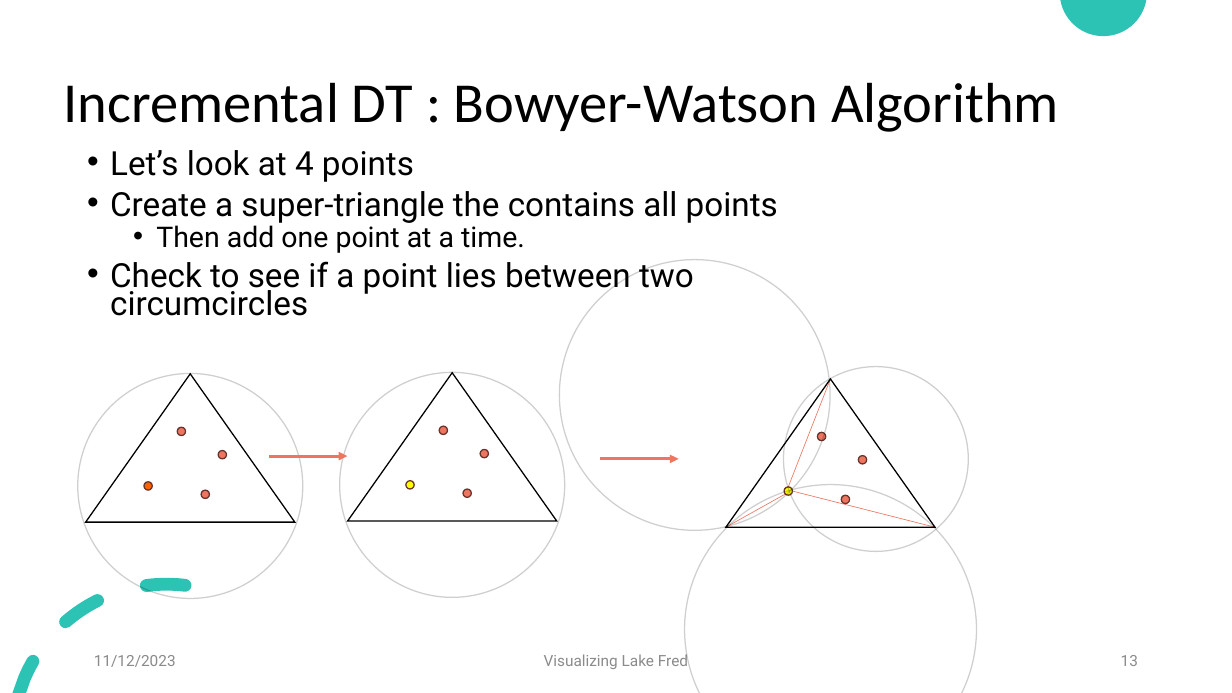
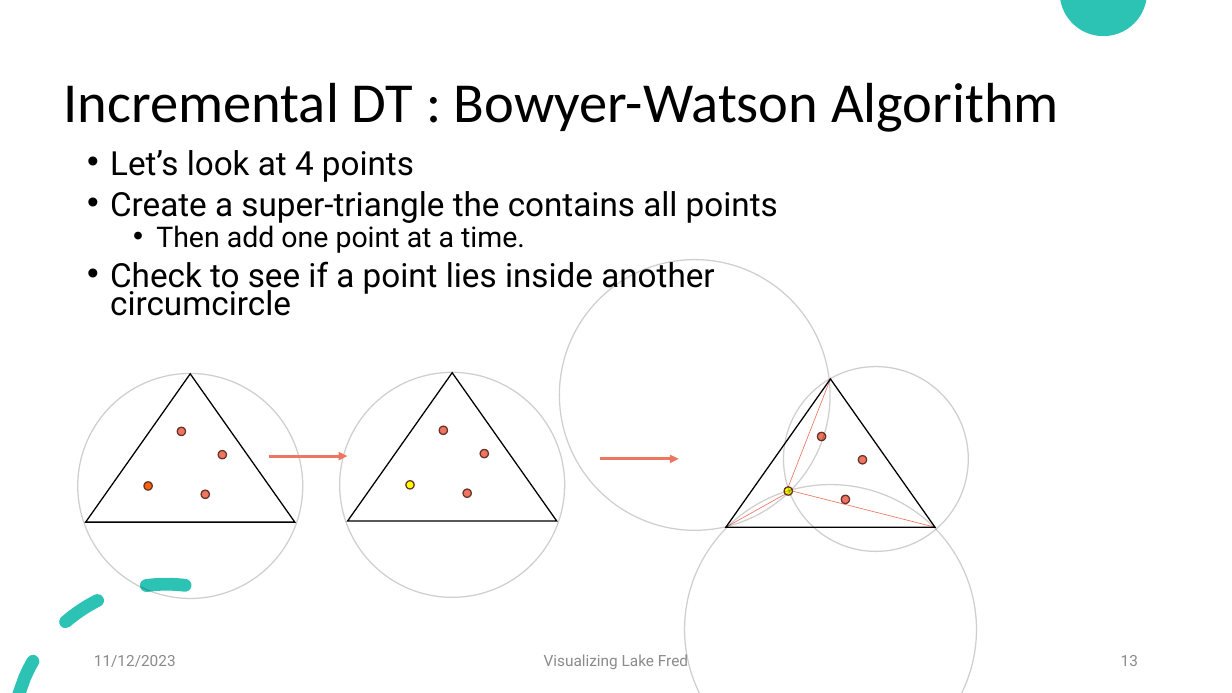
Before and after one commit to Collyz/Lake-Fred, a slide deck: slide 13 of Presentation/Visualizing Lake Fred.pptx. Drawn at 1232x693 pixels with LibreOffice and Linux fonts; fonts in the diff are those of the drawing. Boxes give left, top, right and bottom in pixels: in the first picture for what was removed or moved away, otherwise in the second. Text is boxed around its words. In the diff, an @@ line names an element or a change of style, - is before the commit and + after.

Commit message:
Updates to Presentation

```diff
--- a/Presentation/Visualizing Lake Fred.pptx
+++ b/Presentation/Visualizing Lake Fred.pptx
@@ text at (110, 259, 714, 316): text changed @@
-• Check to see if a point lies between two circumcircles
+• Check to see if a point lies inside another circumcircle
```
Also in this commit, not shown: 2 other slides changed, 1 slide added.
